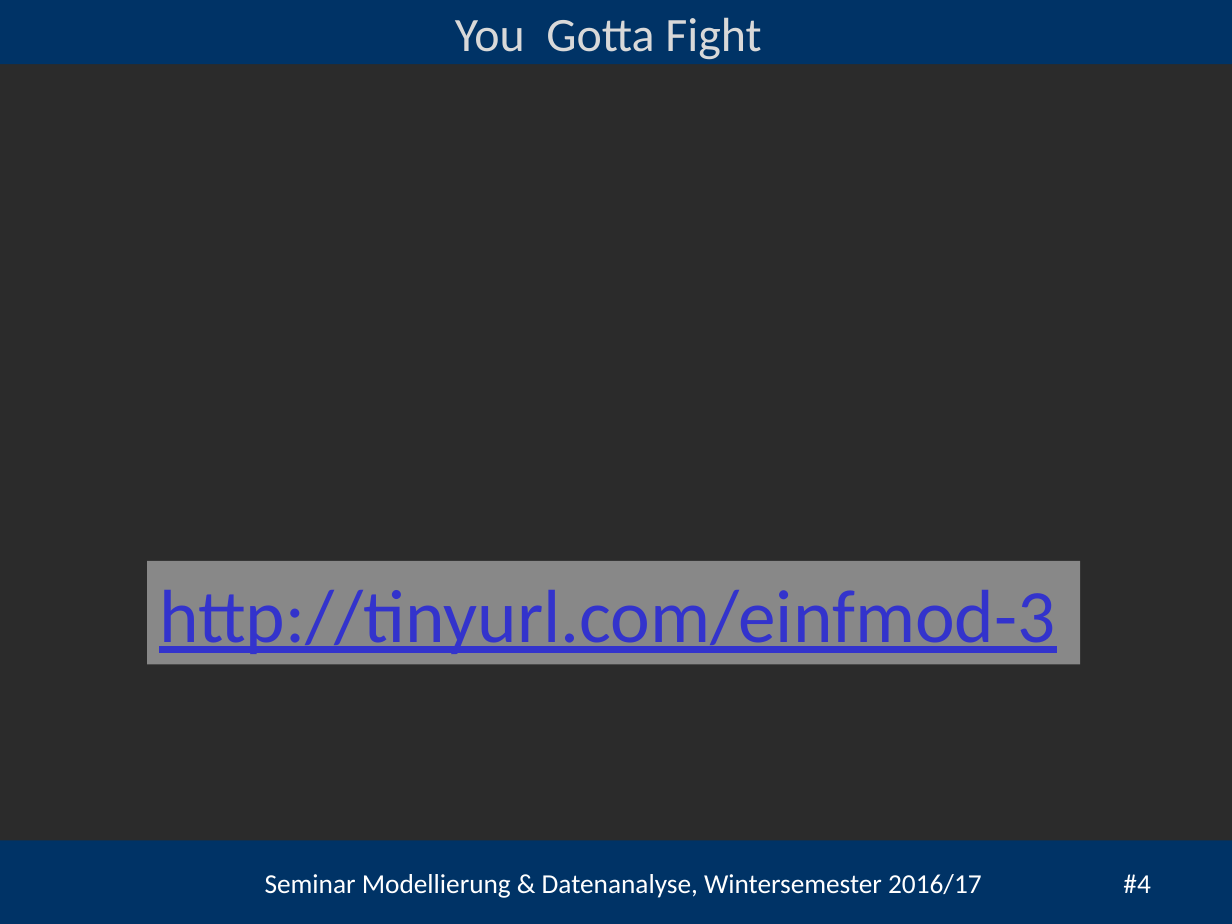
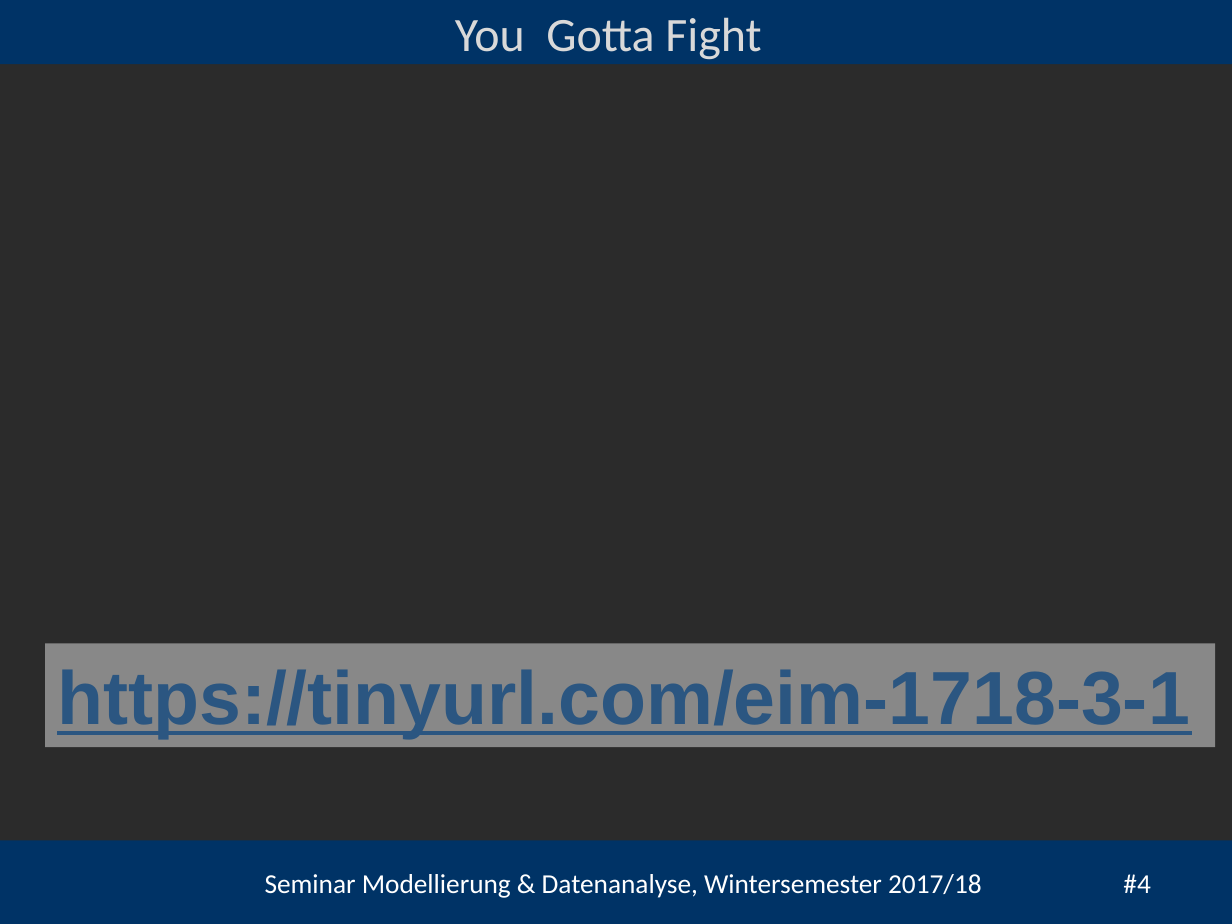
Before and after one commit to heistermann/Einf_Modellierung, a slide deck: slide 4 of Termin_3/folien/Termin_3_Populationsmodelle.pptx. Drawn at 1232x924 pixels with LibreOffice and Linux fonts; fonts in the diff are those of the drawing; background and template pictures are left out; a plain dark background stands for a picture behind light text. Boxes give left, top, right and bottom in pixels: in the first picture for what was removed or moved away, otherwise in the second. Text is boxed around its words. In the diff, an @@ line names an element or a change of style, - is before the commit and + after.

```diff
--- a/Termin_3/folien/Termin_3_Populationsmodelle.pptx
+++ b/Termin_3/folien/Termin_3_Populationsmodelle.pptx
@@ rectangle "https://tinyurl.com/eim-1718-3-1" resized from (x1=147, y1=561, x2=1079, y2=664) to (x1=46, y1=643, x2=1216, y2=747) @@
@@ text in rectangle at (x1=57, y1=669, x2=1190, y2=739): text changed; font Calibri to Arial; text colour #3333CC to #2B5681; bold on @@
-http://tinyurl.com/einfmod-3
+https://tinyurl.com/eim-1718-3-1
@@ text at (x1=265, y1=874, x2=1150, y2=898): text changed @@
-Seminar Modellierung & Datenanalyse, Wintersemester 2016/17 #4
+Seminar Modellierung & Datenanalyse, Wintersemester 2017/18 #4
```
Also in this commit, not shown: 4 other slides changed, 3 other files.
